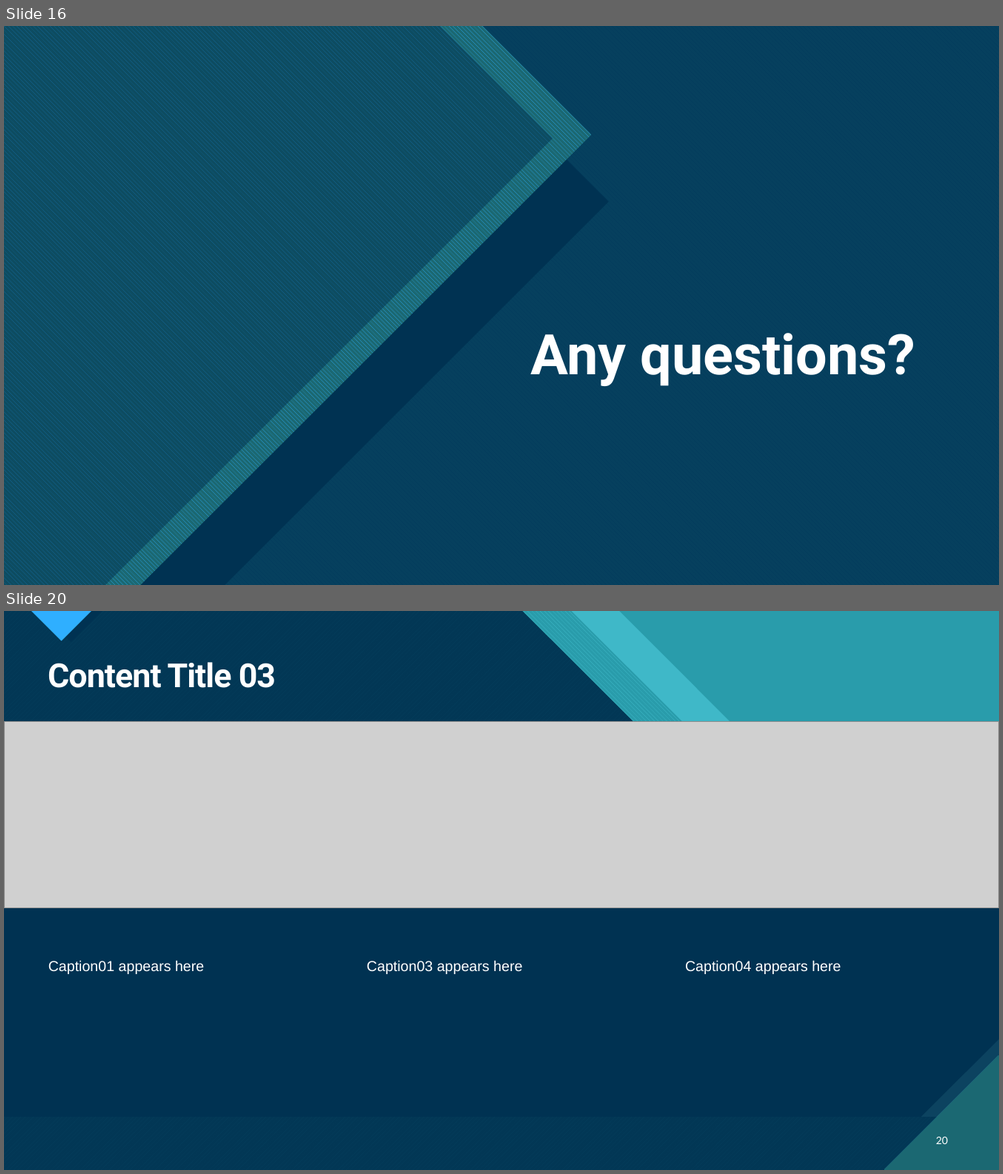
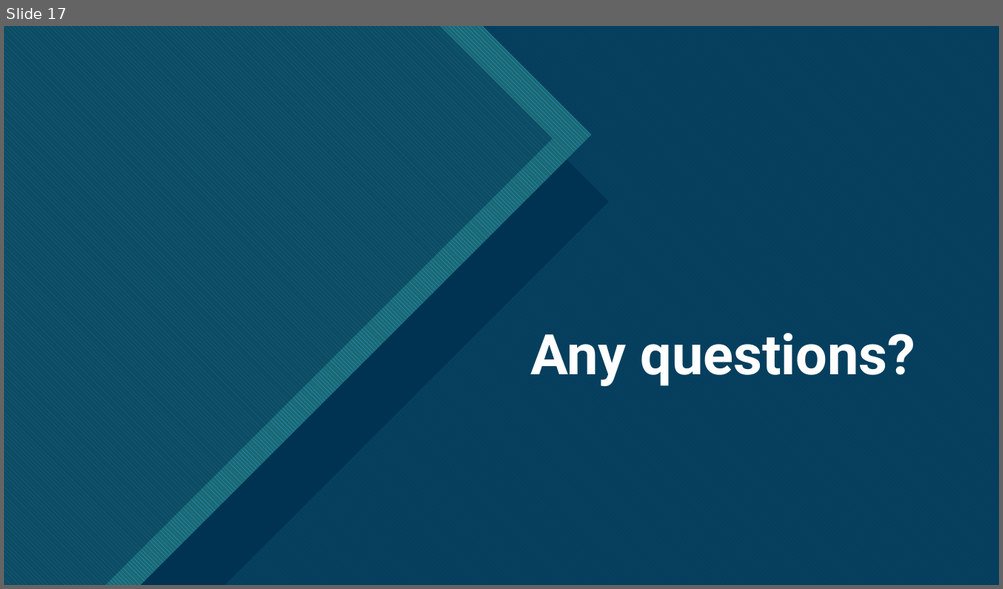
Before and after one commit to joshua-bouv/whiteboard, a slide deck: docs/oral_presentation.pptx. Shown one above the other, each under a label of ours: slides 16 and 20 before the commit, slide 17 after it; the slides between them are not shown. The pictures are 1003x1174 and 1003x589 pixels, drawn with LibreOffice and Linux fonts; fonts in the diff are those of the drawing; grey boxes stand for pictures. Boxes give left, top, right and bottom in pixels: in the first picture for what was removed or moved away, otherwise in the second. Text is boxed around its words. In the diff, an @@ line names an element or a change of style, - is before the commit and + after.

```diff
--- a/docs/oral_presentation.pptx
+++ b/docs/oral_presentation.pptx
@@ slide 20 removed at <box>4,611,999,1170</box>, background #47C3D3; not listed: 13 template elements that a slide beside it also shows @@
@@ rectangle removed at <box>4,611,999,1170</box> @@
@@ rectangle removed at <box>4,611,999,1170</box> @@
@@ freeform shape removed at <box>4,611,999,1170</box> @@
@@ freeform shape removed at <box>4,611,999,1170</box> @@
@@ freeform shape removed at <box>4,611,999,1170</box> @@
@@ title removed at <box>48,662,276,688</box> @@
-Content Title 03
@@ picture removed at <box>4,721,999,908</box> @@
@@ text removed at <box>48,960,204,974</box> @@
-Caption01 appears here
@@ text removed at <box>367,960,522,974</box> @@
-Caption03 appears here
@@ text removed at <box>685,960,840,974</box> @@
-Caption04 appears here
@@ page number removed at <box>936,1137,948,1145</box> @@
-20
@@ what was slide 16 is now slide 17 @@
```
Also in this commit, not shown: 5 slides changed, 1 slide added, 6 other slides removed.
